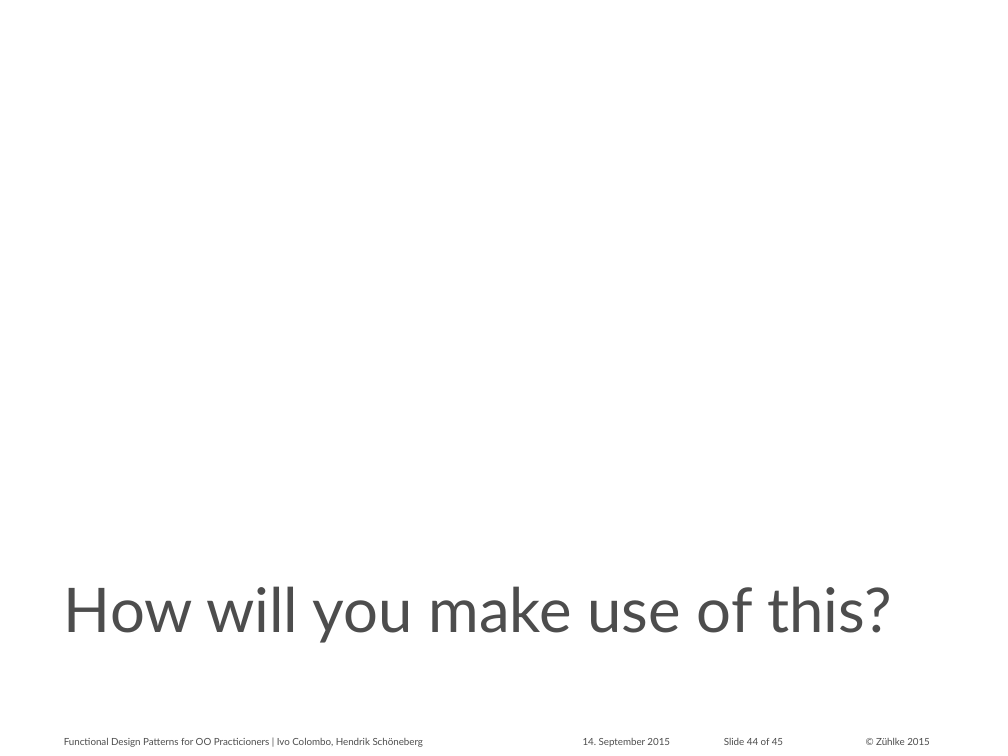
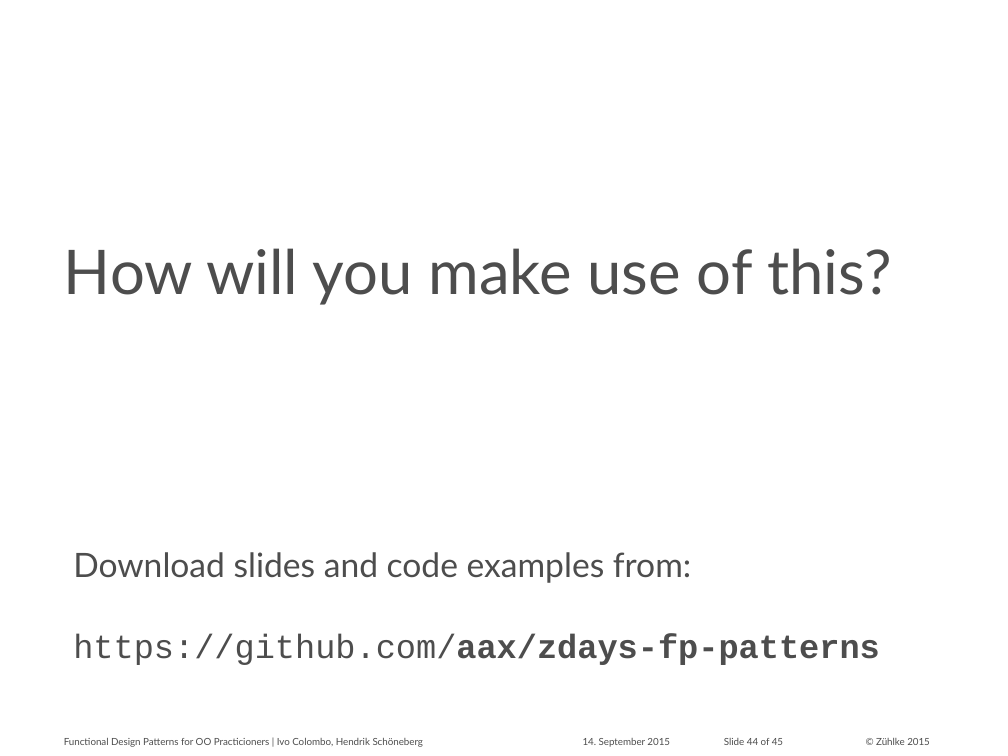
Before and after one commit to aax/zdays-fp-patterns, a slide deck: slide 44 of Functional Design Patterns for OO Practitioners.pptx. Drawn at 1008x756 pixels with LibreOffice and Linux fonts; fonts in the diff are those of the drawing; background and template pictures are left out. Boxes give left, top, right and bottom in pixels: in the first picture for what was removed or moved away, otherwise in the second. Text is boxed around its words. In the diff, an @@ line names an element or a change of style, - is before the commit and + after.

```diff
--- a/Functional Design Patterns for OO Practitioners.pptx
+++ b/Functional Design Patterns for OO Practitioners.pptx
@@ title "How will you make use ..." moved from (x1=64, y1=586, x2=892, y2=643) to (x1=64, y1=248, x2=892, y2=305) @@
@@ text added at (x1=73, y1=552, x2=880, y2=665), 24 pt, text #4D4D4D @@
+Download slides and code examples from:
+https://github.com/aax/zdays-fp-patterns
```
Also in this commit, not shown: 1 other slide changed, 1 other file.
